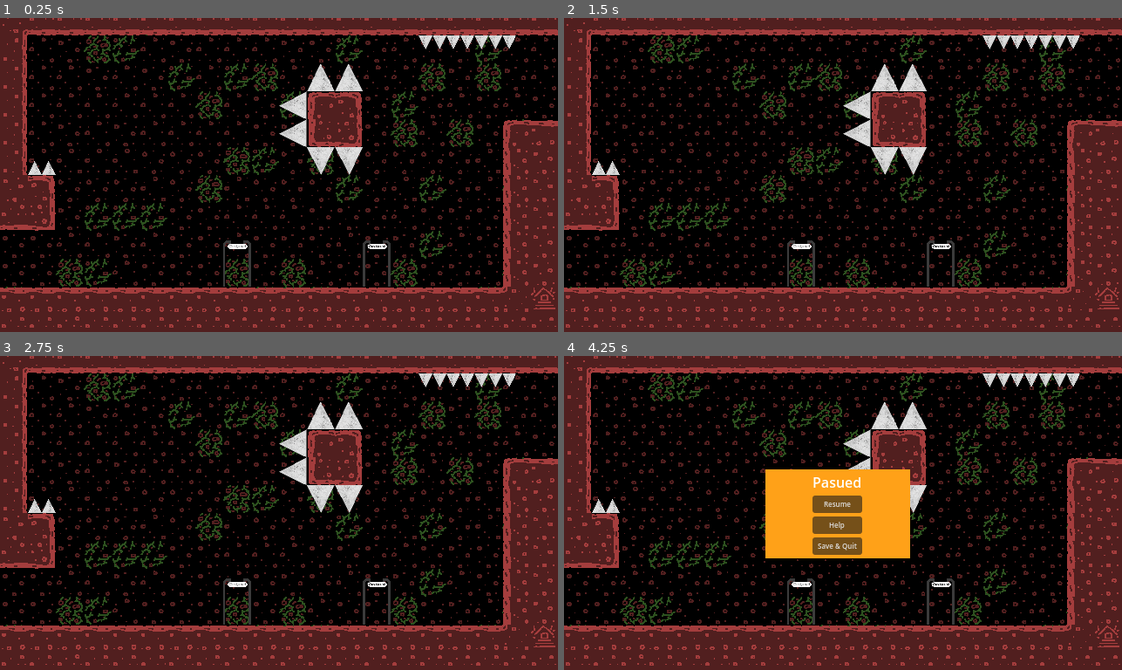
Above: before the commit, frames 1-4 (two rows, left to right).
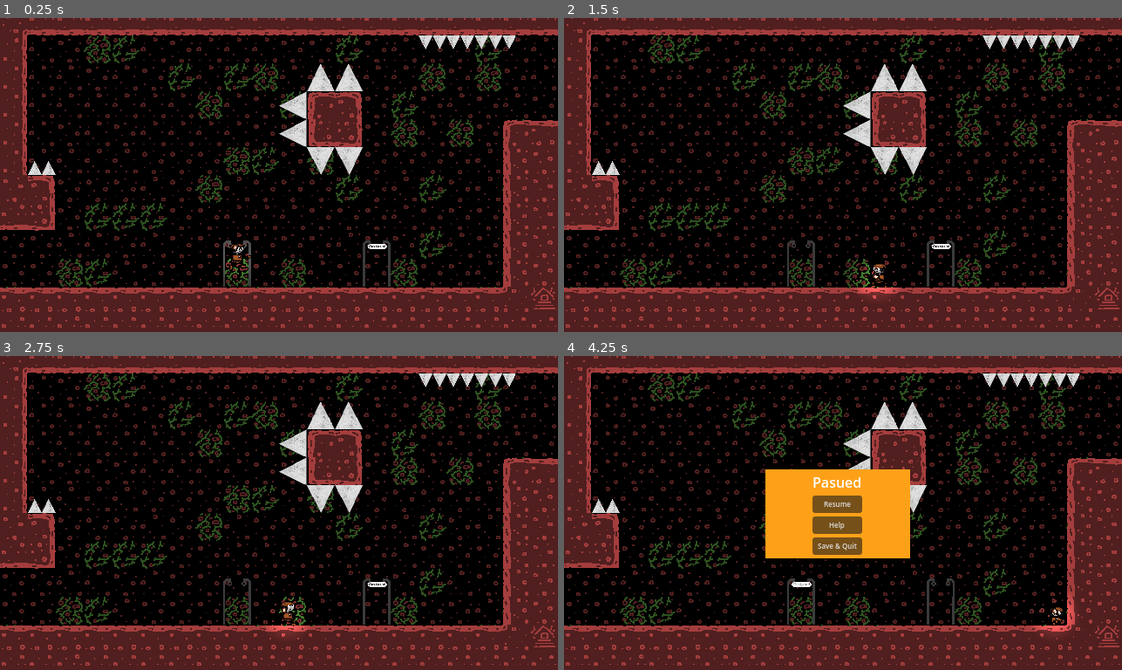
Above: after the commit, the same moments.

Repository: chars-at-last/Platforming-Game
Game: Godot game, scene res://nodes/scenes/level_manager.tscn
Two runs of this game, one before a commit and one after it. Both use one fixed random seed, a clock stepped at 60 frames per second and the inputs below. The engine's default icon, where the game draws it, is replaced by a stand-in: a white triangle on a blue panel in a dark square. Sound files missing from this copy of the repository are replaced by a short silence.
Inputs (mouse positions are in pixels of both pictures, inside the frame that each line leads up to):
- Up to frame 1 (0.25 s): no input
- Up to frame 2 (1.5 s): move the mouse to (965, 159) at 0.52 s; hold D (move_right) 0.53-1.28 s; click (965, 159) at 0.6 s; tap Space (jump) at 0.77 s; move the mouse to (731, 190) at 1.27 s; hold A (move_left) from 1.28 s (still down); tap S (look_down) at 1.35 s
- Up to frame 3 (2.75 s): tap Space (jump) at 1.52 s; move the mouse to (334, 443) at 2.02 s; release A (move_left) at 2.03 s; hold D (move_right) from 2.03 s (still down); hold W (look_up) from 2.03 s (still down)
- Up to frame 4 (4.25 s): move the mouse to (815, 575) at 2.77 s; release W (look_up) at 2.78 s; click (815, 575) at 2.85 s; tap Space (jump) at 3.02, 3.77 s; move the mouse to (1010, 560) at 3.52 s; release D (move_right) at 3.53 s; hold A (move_left) from 3.53 s (still down); hold S (look_down) from 3.53 s (still down); tap Escape (pause) at 4.15 s

The runs differ from the first frame. In frame 1, 0.3% of the frame differs, in the area x 38-45%, y 71-83%; in frame 2, 0.4%; in frame 3, 0.4%, in the area x 40-56%, y 71-90%; in frame 4, 0.4%.
Error before the commit: Parse Error: Identifier "SoundManager" not declared in the current scope. (res://nodes/scripts/player.gd:83)

Commit message:
changed save manager behavior

Diff:
--- a/nodes/scripts/level_manager.gd
+++ b/nodes/scripts/level_manager.gd
@@ -45,9 +45,14 @@
 	#Calling save manager to see if the last saved player location is the
 	#starting level, if not, load the current level that the player is in
 	if save.level() != SpawnPoint.original_spawn_key:
-		print("in")
+		print("saved checkpoint in different level, loading level")
 		loading_from_save = true
 		next(save.level(), save.player())
+		cur_player.position = save.player()
+	else:
+		#print("in first level")
+		cur_player.position = save.player()
+		print("in first level")
 
 # Sets current level
 func set_cur_level(level: Level) -> void:
@@ -91,11 +96,11 @@
 		add_child(next_level)																	# Add next level
 
 		#If we are loading from a save file, we will spawn the player in some other way
-		if loading_from_save:
-			loading_from_save = false
-			print("loaded")
-			cur_player.set_position(cur_player.position - next_level_pos_add)
-		else:
+		if !loading_from_save:
+			#loading_from_save = false
+			#print("loaded")
+			#cur_player.set_position(cur_player.position - next_level_pos_add)
+		#else:
 			cur_player.set_position(cur_player.position + Level.to_pixel_coords(next_level_pos_add))# Change player position
 		_cur_level.call_deferred("add_child", cur_player)										# Add back player
 		print("Switching level complete, player is at ", cur_player.position)
--- a/nodes/scripts/pause_menu.gd
+++ b/nodes/scripts/pause_menu.gd
@@ -45,5 +45,5 @@
 
 
 func _on_save_quit_pressed() -> void:
-	saving.save(SpawnPoint.spawn_key, SpawnPoint.global_vector)
+	saving.save(SpawnPoint.check_point_level, SpawnPoint.global_vector)
 	get_tree().quit()
--- a/project.godot
+++ b/project.godot
@@ -29,6 +29,8 @@
 
 GameManager="*res://nodes/singletons/game_manager.gd"
 SpawnPoint="*res://nodes/singletons/spawn_point.gd"
+SoundManager="*res://addons/resonate/sound_manager/sound_manager.gd"
+MusicManager="*res://addons/resonate/music_manager/music_manager.gd"
 
 [display]
 
--- a/saves/player_saves.json
+++ b/saves/player_saves.json
@@ -1 +1 @@
-{"level":"1x1","player_location":"(110, 43)"}
+{"level":"1x1","player_location":"(-48, 64)"}
